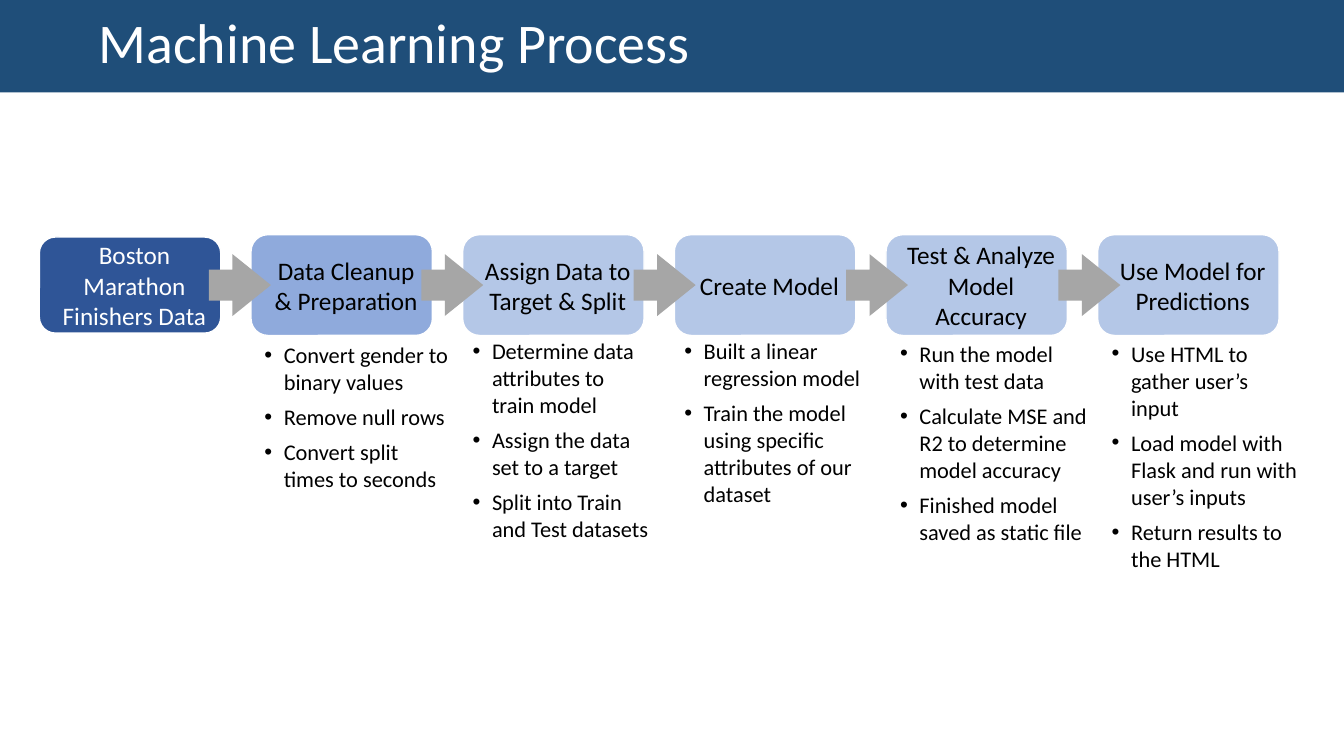
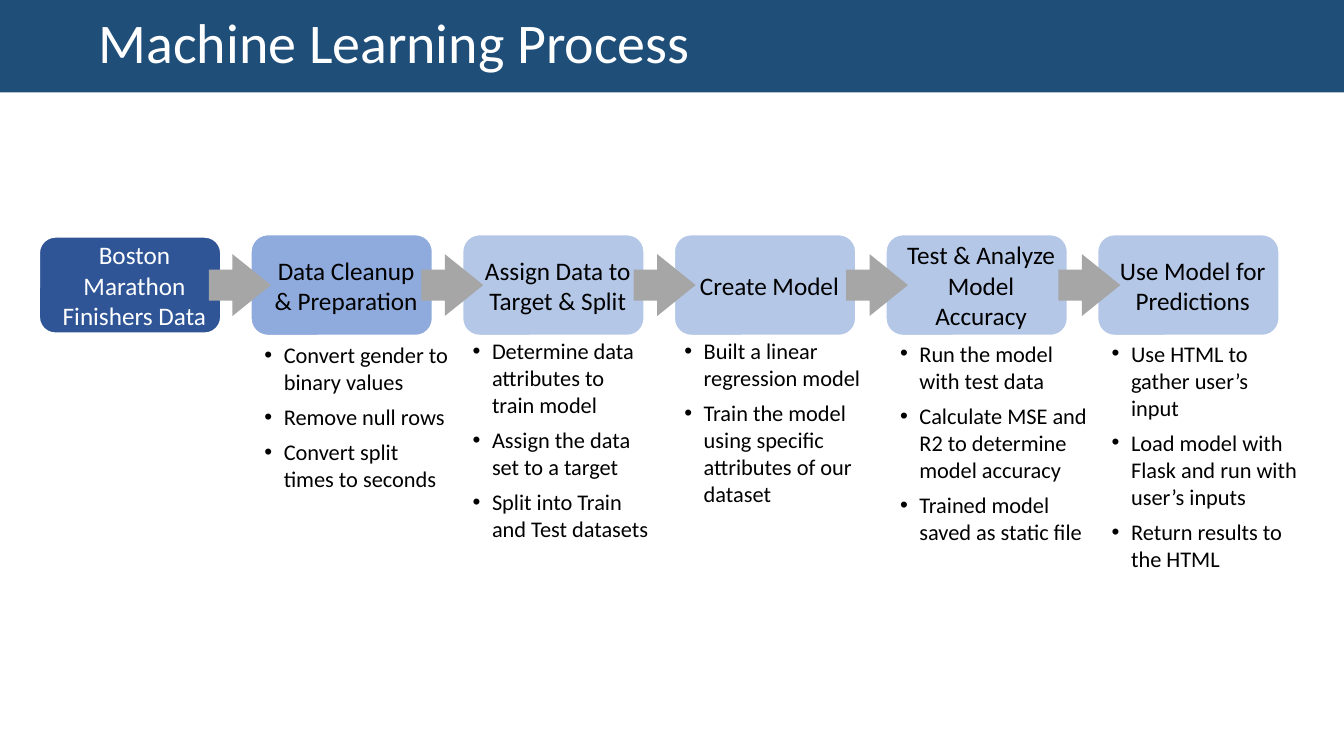
Before and after one commit to amcm29/MachineLearning_Marathon, a slide deck: slide 2 of slides/Project3_slides.pptx. Drawn at 1344x756 pixels with LibreOffice and Linux fonts; fonts in the diff are those of the drawing; background and template pictures are left out. Boxes give left, top, right and bottom in pixels: in the first picture for what was removed or moved away, otherwise in the second. Text is boxed around its words. In the diff, an @@ line names an element or a change of style, - is before the commit and + after.

```diff
--- a/slides/Project3_slides.pptx
+++ b/slides/Project3_slides.pptx
@@ text at [919, 497, 1082, 540]: text changed @@
-• Finished model saved as static file
+• Trained model saved as static file
```
Also in this commit, not shown: 1 other slide changed, 4 other files.
